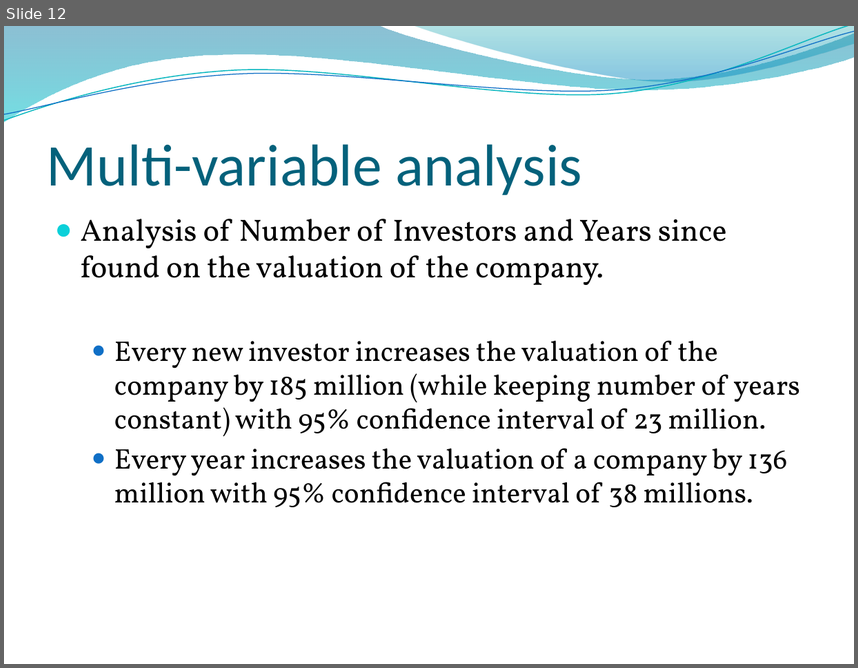
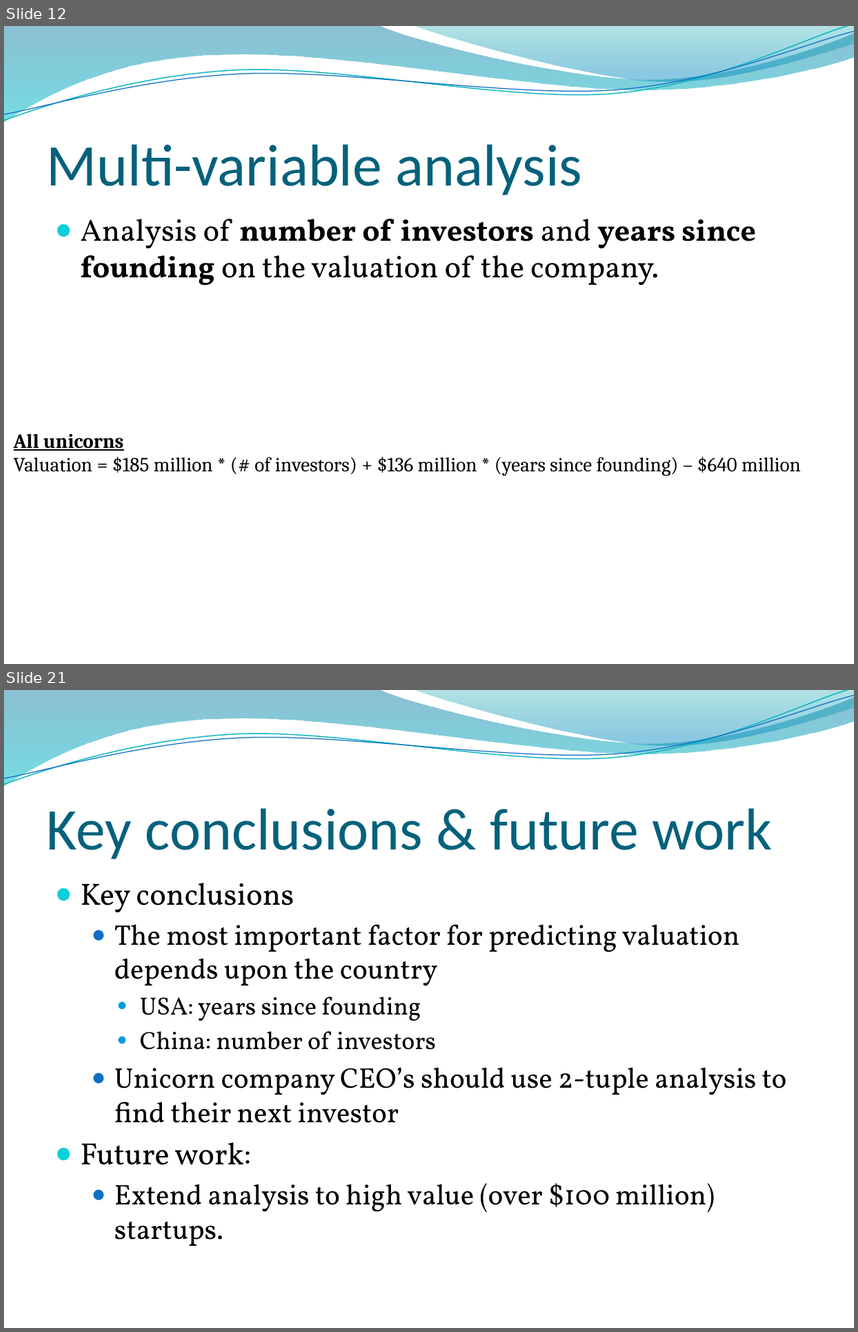
Before and after one commit to MonikaSinghGit/UnicornCompaniesFeatureAnalysis, a slide deck: Unicorn Companies Feature Analysis.pptx. Shown one above the other, each under a label of ours: slide 12 before the commit, slides 12 and 21 after it; the slides between them are not shown. The pictures are 858x668 and 858x1332 pixels, drawn with LibreOffice and Linux fonts; fonts in the diff are those of the drawing; background and template pictures are left out. Boxes give left, top, right and bottom in pixels: in the first picture for what was removed or moved away, otherwise in the second. Text is boxed around its words. In the diff, an @@ line names an element or a change of style, - is before the commit and + after.

```diff
--- a/Unicorn Companies Feature Analysis.pptx
+++ b/Unicorn Companies Feature Analysis.pptx
@@ slide 21 added at box(4, 690, 854, 1328), background picture (left out); not listed: 4 template elements that a slide beside it also shows @@
@@ title added at box(47, 808, 772, 859), 50 pt, text #04617B @@
+Key conclusions & future work
@@ text added at box(81, 883, 787, 1245), 24 pt, text #000000 @@
+● Key conclusions
+  ● The most important factor for predicting valuation depends upon the country
+    ● USA: years since founding
+    ● China: number of investors
+  ● Unicorn company CEO’s should use 2-tuple analysis to find their next investor
+● Future work:
+  ● Extend analysis to high value (over $100 million) startups.
@@ slide 12 changed as well @@
@@ text at box(81, 219, 756, 285): text changed; size 24 to 26 pt @@
-● Analysis of Number of Investors and Years since found on the valuation of the company.
-  ● Every new investor increases the valuation of the company by 185 million (while keeping number of years constant) with 95% confidence interval of 23 million.
-  ● Every year increases the valuation of a company by 136 million with 95% confidence interval of 38 millions.
+● Analysis of number of investors and years since founding on the valuation of the company.
@@ text added at box(14, 433, 801, 476), 17 pt, text #000000 @@
+  All unicorns
+  Valuation = $185 million * (# of investors) + $136 million * (years since founding) – $640 million
```
Also in this commit, not shown: 10 other slides changed, 9 other slides added, 1 slide removed, 2 other files.
